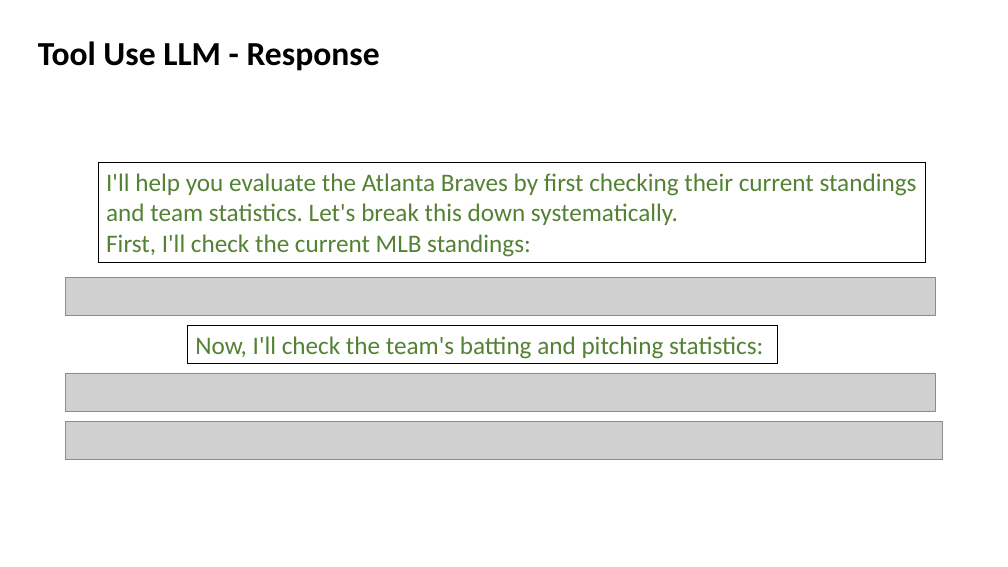
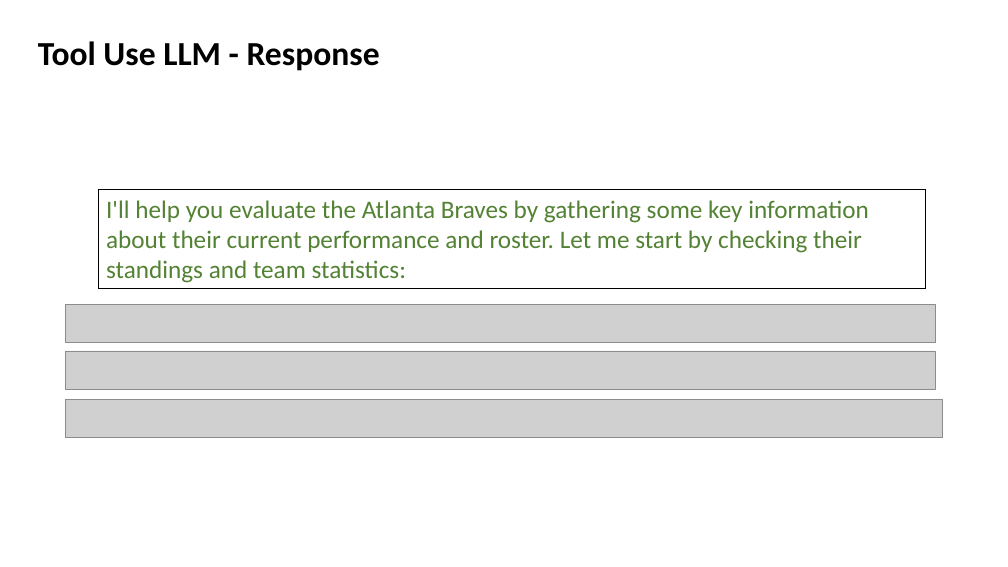
Before and after one commit to jpowersbaseball/mlbchat, a slide deck: slide 14 of docs/trade_deadline.pptx. Drawn at 1008x567 pixels with LibreOffice and Linux fonts; fonts in the diff are those of the drawing; grey boxes stand for pictures. Boxes give left, top, right and bottom in pixels: in the first picture for what was removed or moved away, otherwise in the second. Text is boxed around its words. In the diff, an @@ line names an element or a change of style, - is before the commit and + after.

```diff
--- a/docs/trade_deadline.pptx
+++ b/docs/trade_deadline.pptx
@@ rectangle "I'll help you evaluate the ...": place and size @@
-rectangle "I'll help you evaluate the ..." at [99, 163, 926, 262]
+rectangle "I'll help you evaluate the ..." at [99, 190, 926, 289]
@@ text in rectangle at [106, 200, 869, 283]: text changed @@
-I'll help you evaluate the Atlanta Braves by first checking their current standings and team statistics. Let's break this down systematically.
-First, I'll check the current MLB standings:
+I'll help you evaluate the Atlanta Braves by gathering some key information about their current performance and roster. Let me start by checking their standings and team statistics:
@@ picture: place and size @@
-picture at [66, 278, 936, 316]
+picture at [66, 305, 936, 343]
@@ rectangle removed at [188, 326, 777, 364] @@
-Now, I'll check the team's batting and pitching statistics:
@@ picture: place and size @@
-picture at [66, 373, 936, 411]
+picture at [66, 351, 936, 389]
@@ picture: place and size @@
-picture at [66, 422, 943, 460]
+picture at [66, 400, 943, 438]
```
Also in this commit, not shown: 4 other slides changed, 10 slides added, 10 slides removed, 5 other files.
